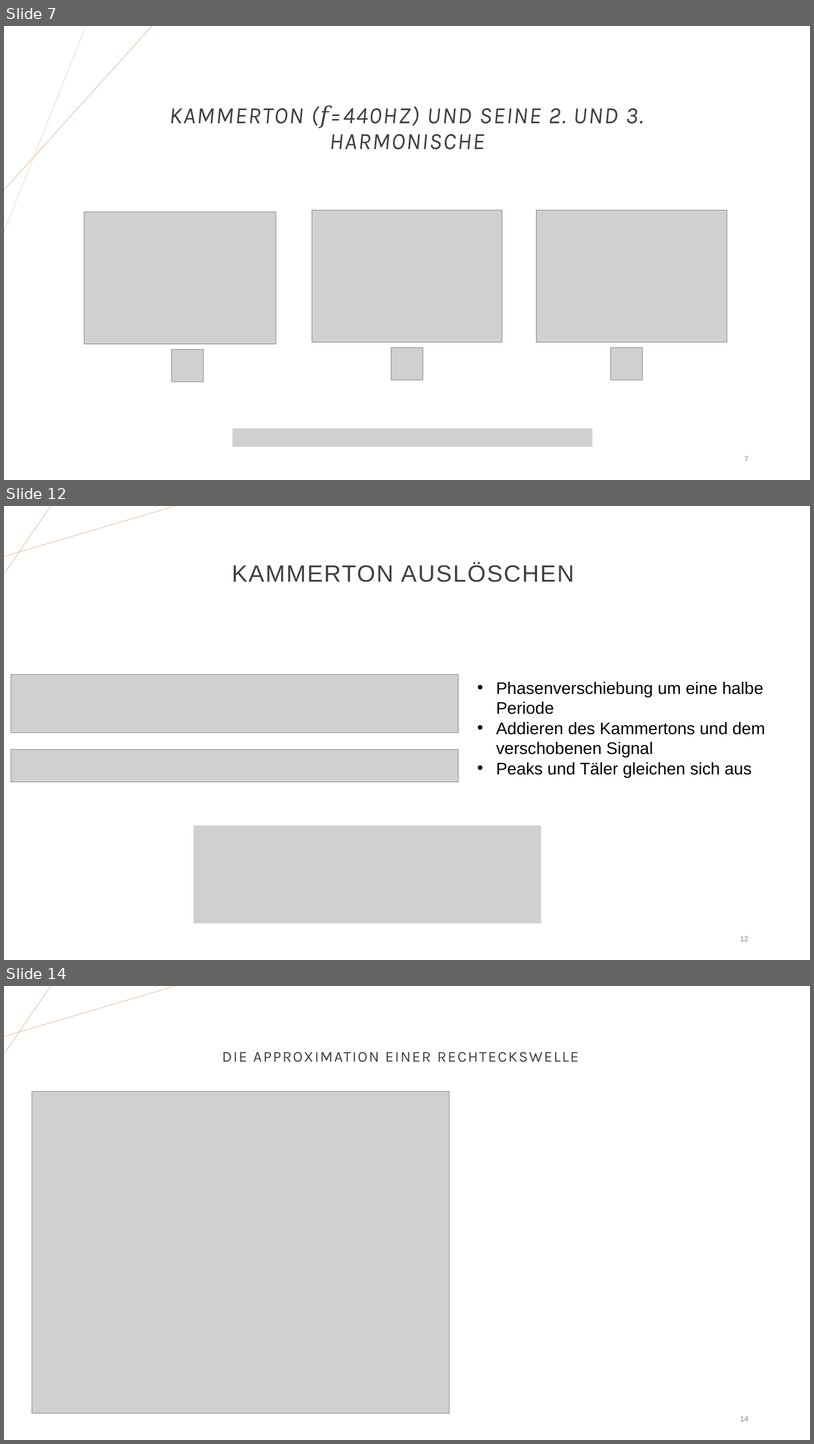
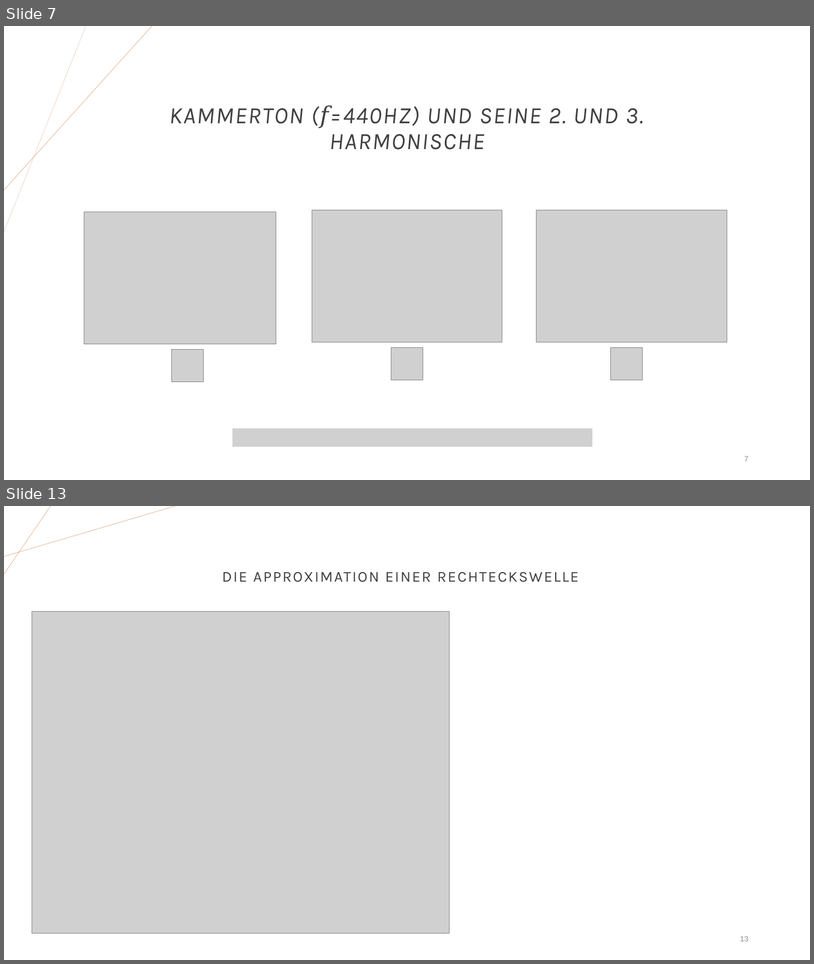
Before and after one commit to JoHoppe/LaborSprache, a slide deck: Digitale Sprachverarbeitung.pptx. Shown one above the other, each under a label of ours: slides 7, 12 and 14 before the commit, slides 7 and 13 after it; the slides between them are not shown. The pictures are 814x1444 and 814x964 pixels, drawn with LibreOffice and Linux fonts; fonts in the diff are those of the drawing; grey boxes stand for pictures. Boxes give left, top, right and bottom in pixels: in the first picture for what was removed or moved away, otherwise in the second. Text is boxed around its words. In the diff, an @@ line names an element or a change of style, - is before the commit and + after.

```diff
--- a/Digitale Sprachverarbeitung.pptx
+++ b/Digitale Sprachverarbeitung.pptx
@@ slide 12 removed at box(4, 506, 810, 960), background #FFFFFF; not listed: 2 template elements that a slide beside it also shows @@
@@ title removed at box(232, 563, 574, 582) @@
-KAMMERTON AUSLÖSCHEN
@@ picture removed at box(11, 674, 459, 733) @@
@@ text removed at box(497, 681, 765, 777) @@
-• Phasenverschiebung um eine halbe Periode
-• Addieren des Kammertons und dem verschobenen Signal
-• Peaks und Täler gleichen sich aus
@@ picture removed at box(11, 749, 459, 782) @@
@@ picture removed at box(194, 825, 542, 924) @@
@@ page number removed at box(740, 936, 749, 941) @@
-12
@@ what was slide 14 is now slide 13 @@
@@ page number at box(740, 936, 749, 941): text changed @@
-14
+13
```
Also in this commit, not shown: 2 slides changed, 4 slides added, 4 other slides removed.
